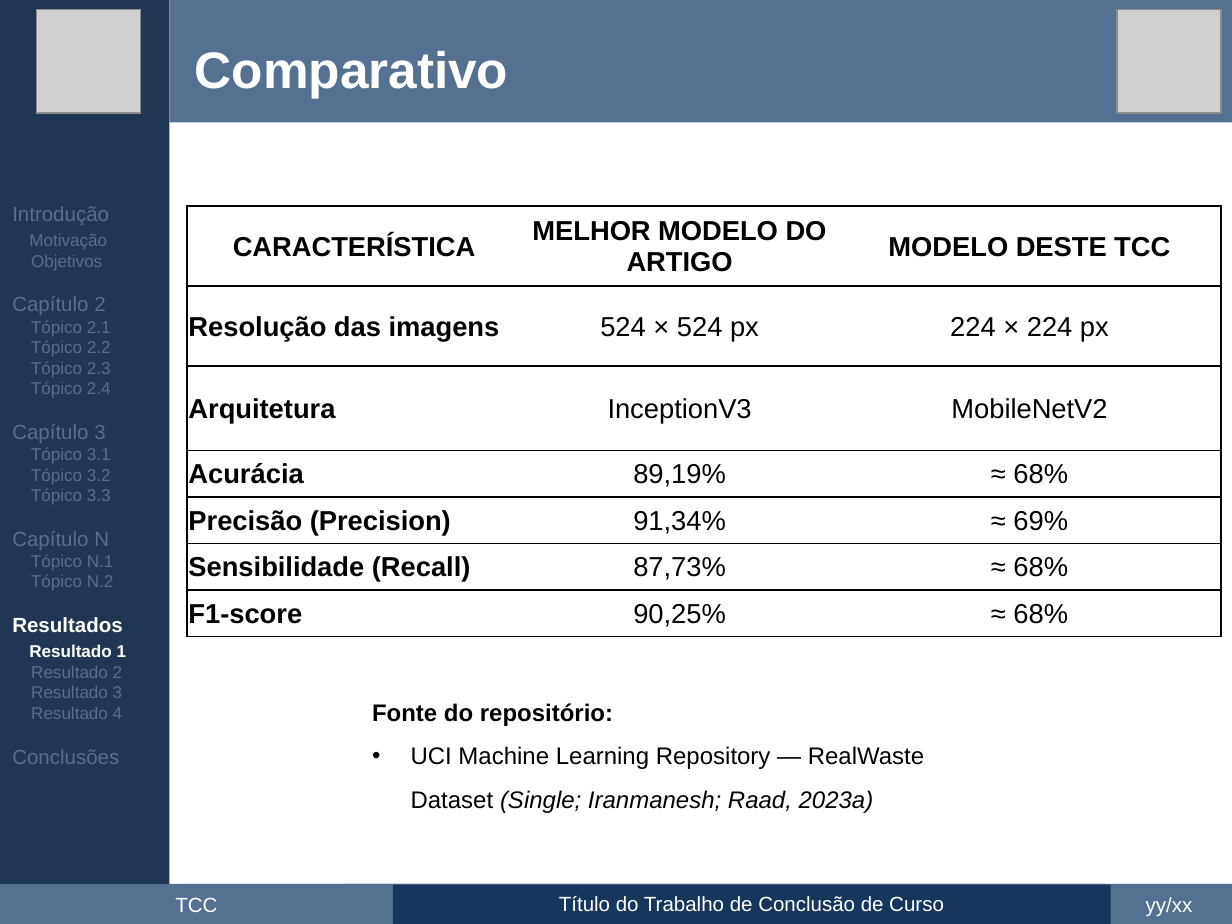
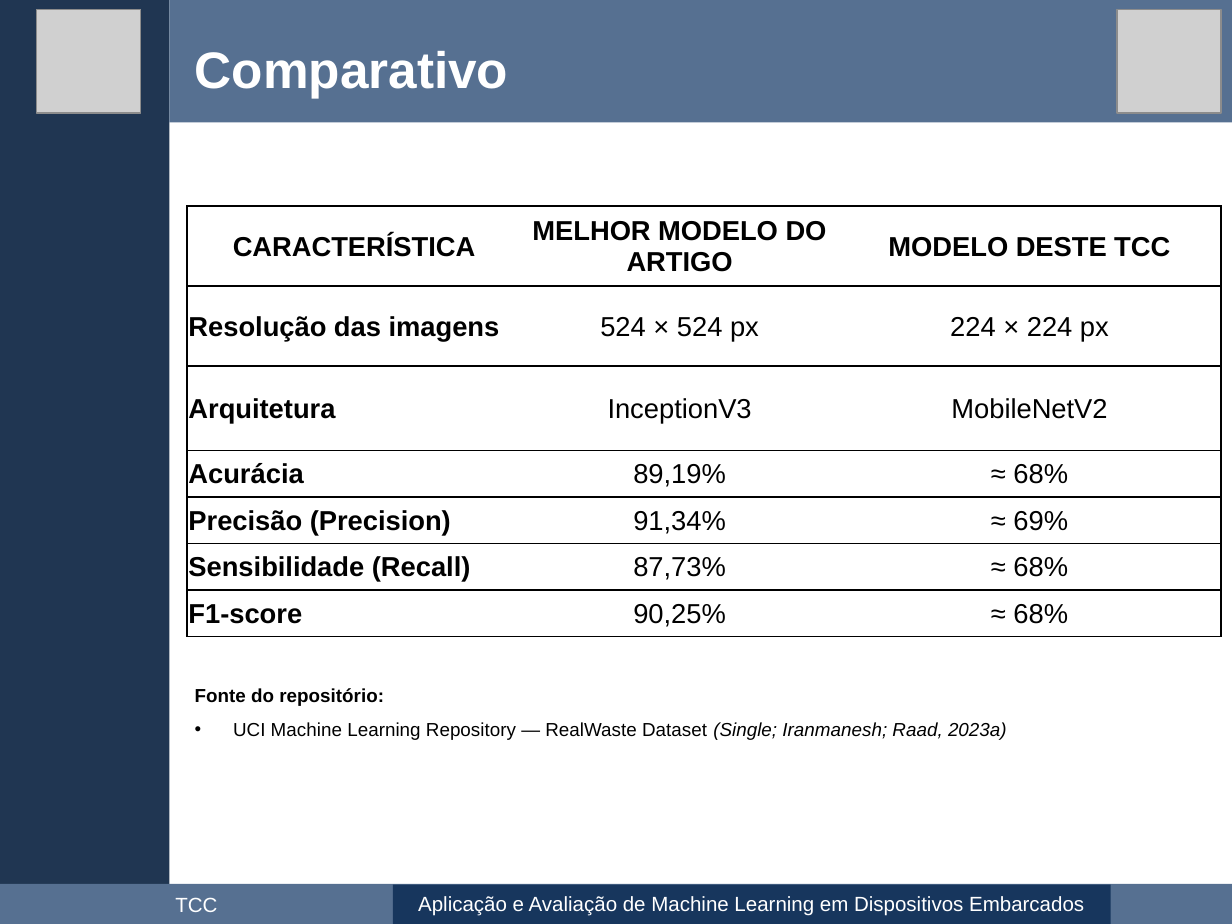
Before and after one commit to maxwellrs-dev/ai4rpi, a slide deck: slide 36 of apresentacao/apresentacao.pptx (slide 41 before the commit). Drawn at 1232x924 pixels with LibreOffice and Linux fonts; fonts in the diff are those of the drawing; grey boxes stand for pictures. Boxes give left, top, right and bottom in pixels: in the first picture for what was removed or moved away, otherwise in the second. Text is boxed around its words. In the diff, an @@ line names an element or a change of style, - is before the commit and + after.

```diff
--- a/apresentacao/apresentacao.pptx
+++ b/apresentacao/apresentacao.pptx
@@ text removed at (12,206,127,764) @@
-Introdução
-Motivação
-Objetivos
-Capítulo 2
-Tópico 2.1
-Tópico 2.2
-Tópico 2.3
-Tópico 2.4
-Capítulo 3
-Tópico 3.1
-Tópico 3.2
-Tópico 3.3
-Capítulo N
-Tópico N.1
-Tópico N.2
-Resultados
-Resultado 1
-Resultado 2
-Resultado 3
-Resultado 4
-Conclusões
@@ text "Fonte do repositório:": place and size @@
-text "Fonte do repositório:" at (372,703,924,813)
+text "Fonte do repositório:" at (195,688,1007,740)
@@ text "Fonte do repositório:" at (195,688,1007,740): size 14 to 11 pt @@
@@ rectangle removed at (345,885,1106,924) @@
@@ text in rectangle at (418,896,1084,916): text changed @@
-Título do Trabalho de Conclusão de Curso
+Aplicação e Avaliação de Machine Learning em Dispositivos Embarcados
@@ text removed at (1146,897,1193,916) @@
-yy/xx
```
Also in this commit, not shown: 32 other slides changed, 6 slides added, 14 slides removed.
